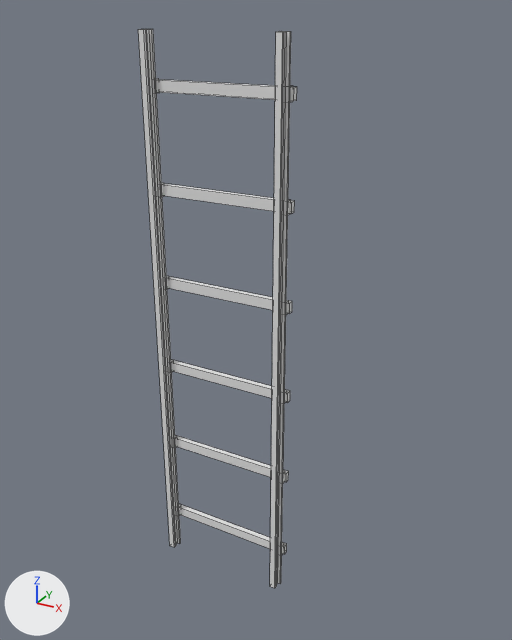
The FBX model Assets/Fbx/WhiteModel/电梯/大型电梯导轨_6m.fbx: old version first, new version second.
Before and after are seen from a 50 mm lens placed at (3.6, -4.68, 6.18), pointed at (0.37, 1.18, 3.24). Lighting does not change. The marker at lower left points along +X, +Y and +Z. The first picture is the older version. Mesh edges are drawn as thin lines. Where no turn or scale is listed for an object, it has been applied to the vertices.

Names of what the first picture shows: '大型电梯导轨_6m_Export'.
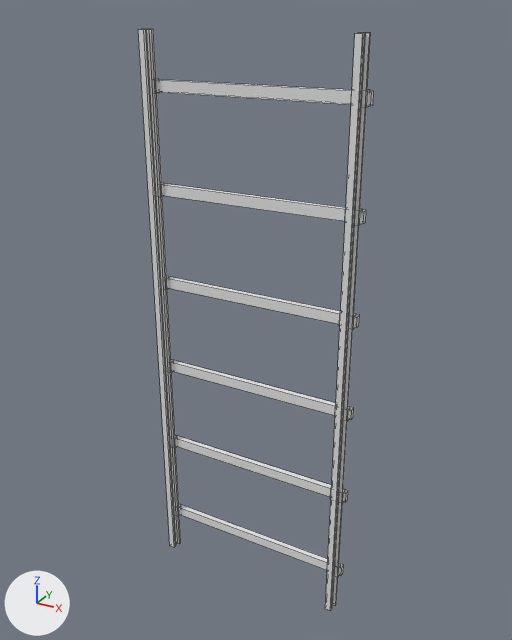
The newer file is also turned or shifted as a whole; pictures and numbers use the older file's frame.

Edits to the bpy script that builds the scene:
```text
Change me_大型电梯导轨_6m_001:
    used by ob_大型电梯导轨_6m_export; location = (0.0, 0.0, 0.0)
    before: 145 (0.81, 1.08, 4.45) at pixel (291, 213), 146 (0.81, 1.13, 4.45) at pixel (294, 212), 149 (0.81, 1.08, 4.55) at pixel (291, 202), 150 (0.81, 1.13, 4.55) at pixel (294, 200), 169 (0.81, 1.08, 5.45) at pixel (293, 100)
    before: 170 (0.81, 1.13, 5.45) at pixel (296, 100), 173 (0.81, 1.08, 5.55) at pixel (294, 87), 174 (0.81, 1.13, 5.55) at pixel (297, 86)
    before: 49 (0.81, 1.08, 0.44) at pixel (284, 554), 50 (0.81, 1.13, 0.44) at pixel (286, 551), 53 (0.81, 1.08, 0.55) at pixel (284, 546), 54 (0.81, 1.13, 0.55) at pixel (286, 543)
    remove me_大型电梯导轨_6m_001.from_pydata(...)  # 192 vertices, 144 faces; spans x -0.81..0.81, y 0.97..1.13, z 0.0..6.0
    add me_大型电梯导轨_6m_001.from_pydata(...)  # 192 vertices, 144 faces; spans x -0.81..1.5, y 0.97..1.13, z 0.0..6.0
    me_大型电梯导轨_6m_001 part 1: the loose piece of 8 vertices spanning x 0.68..0.74, y 0.97..1.01, z 0.0..6.0 is moved by (0.7, 0.0, 0.0)
    me_大型电梯导轨_6m_001 part 2: the loose piece of 8 vertices spanning x 0.69..0.73, y 1.01..1.06, z 0.0..6.0 is moved by (0.7, 0.0, 0.0)
    me_大型电梯导轨_6m_001 part 3: the loose piece of 8 vertices spanning x 0.65..0.76, y 1.06..1.08, z 0.0..6.0 is moved by (0.7, 0.0, 0.0)
    me_大型电梯导轨_6m_001 part 4: the loose piece of 8 vertices spanning x 0.64..0.78, y 1.05..1.11, z 0.43..0.56 is moved by (0.7, 0.0, 0.0)
    me_大型电梯导轨_6m_001 part 5: the loose piece of 8 vertices spanning x 0.64..0.78, y 1.05..1.11, z 1.43..1.56 is moved by (0.7, 0.0, 0.0)
    me_大型电梯导轨_6m_001 part 6: the loose piece of 8 vertices spanning x 0.64..0.78, y 1.05..1.11, z 2.43..2.57 is moved by (0.7, 0.0, 0.0)
    me_大型电梯导轨_6m_001 part 7: the loose piece of 8 vertices spanning x 0.64..0.78, y 1.05..1.11, z 3.43..3.57 is moved by (0.7, 0.0, 0.0)
    me_大型电梯导轨_6m_001 part 8: the loose piece of 8 vertices spanning x 0.64..0.78, y 1.05..1.11, z 4.43..4.57 is moved by (0.7, 0.0, 0.0)
    me_大型电梯导轨_6m_001 part 9: the loose piece of 8 vertices spanning x 0.64..0.78, y 1.05..1.11, z 5.43..5.57 is moved by (0.7, 0.0, 0.0)
    me_大型电梯导轨_6m_001 part 10: all 12 vertices in x 0.81, y 1.08..1.13, z 1.44..3.56 are moved by (0.7, 0.0, 0.0)
    me_大型电梯导轨_6m_001 part 11
    add for i in [145, 146, 149, 150, 169, 170, 173, 174]: me_大型电梯导轨_6m_001.vertices[i].co += Vector((0.7, 0.0, 0.0))
    me_大型电梯导轨_6m_001 part 12
    add for i in [49, 50, 53, 54]: me_大型电梯导轨_6m_001.vertices[i].co += Vector((0.7, 0.0, 0.0))
```

Pixel boxes (x1, y1, x2, y2) of what changed, in the pictures (512 x 640 px; the box of a moved part takes in the faces that stretch with it):
'大型电梯导轨_6m_Export', reshaped (48% wider)
    before: (138, 29, 297, 588)
    after: (138, 29, 374, 611)
part 1 of me_大型电梯导轨_6m_001, moved or reshaped
    before: (270, 32, 285, 588)
    after: (325, 33, 365, 611)
part 2 of me_大型电梯导轨_6m_001, moved or reshaped
    before: (277, 31, 287, 583)
    after: (332, 33, 366, 606)
part 3 of me_大型电梯导轨_6m_001, moved or reshaped
    before: (278, 31, 291, 583)
    after: (333, 33, 370, 606)
part 4 of me_大型电梯导轨_6m_001, moved or reshaped
    before: (278, 543, 284, 555)
    after: (334, 564, 341, 577)
part 5 of me_大型电梯导轨_6m_001, moved or reshaped
    before: (279, 470, 285, 484)
    after: (330, 490, 345, 503)
part 6 of me_大型电梯导轨_6m_001, moved or reshaped
    before: (280, 390, 287, 404)
    after: (335, 406, 350, 421)
part 7 of me_大型电梯导轨_6m_001, moved or reshaped
    before: (282, 300, 289, 315)
    after: (339, 314, 356, 329)
part 8 of me_大型电梯导轨_6m_001, moved or reshaped
    before: (283, 200, 291, 215)
    after: (345, 209, 363, 225)
part 9 of me_大型电梯导轨_6m_001, moved or reshaped
    before: (285, 86, 293, 102)
    after: (351, 90, 370, 107)
part 10 of me_大型电梯导轨_6m_001, moved or reshaped
    before: (168, 277, 292, 482)
    after: (168, 277, 360, 502)
part 11 of me_大型电梯导轨_6m_001, moved or reshaped
    before: (157, 80, 297, 214)
    after: (157, 80, 374, 224)
part 12 of me_大型电梯导轨_6m_001, moved or reshaped
    before: (179, 504, 287, 554)
    after: (179, 504, 344, 576)
